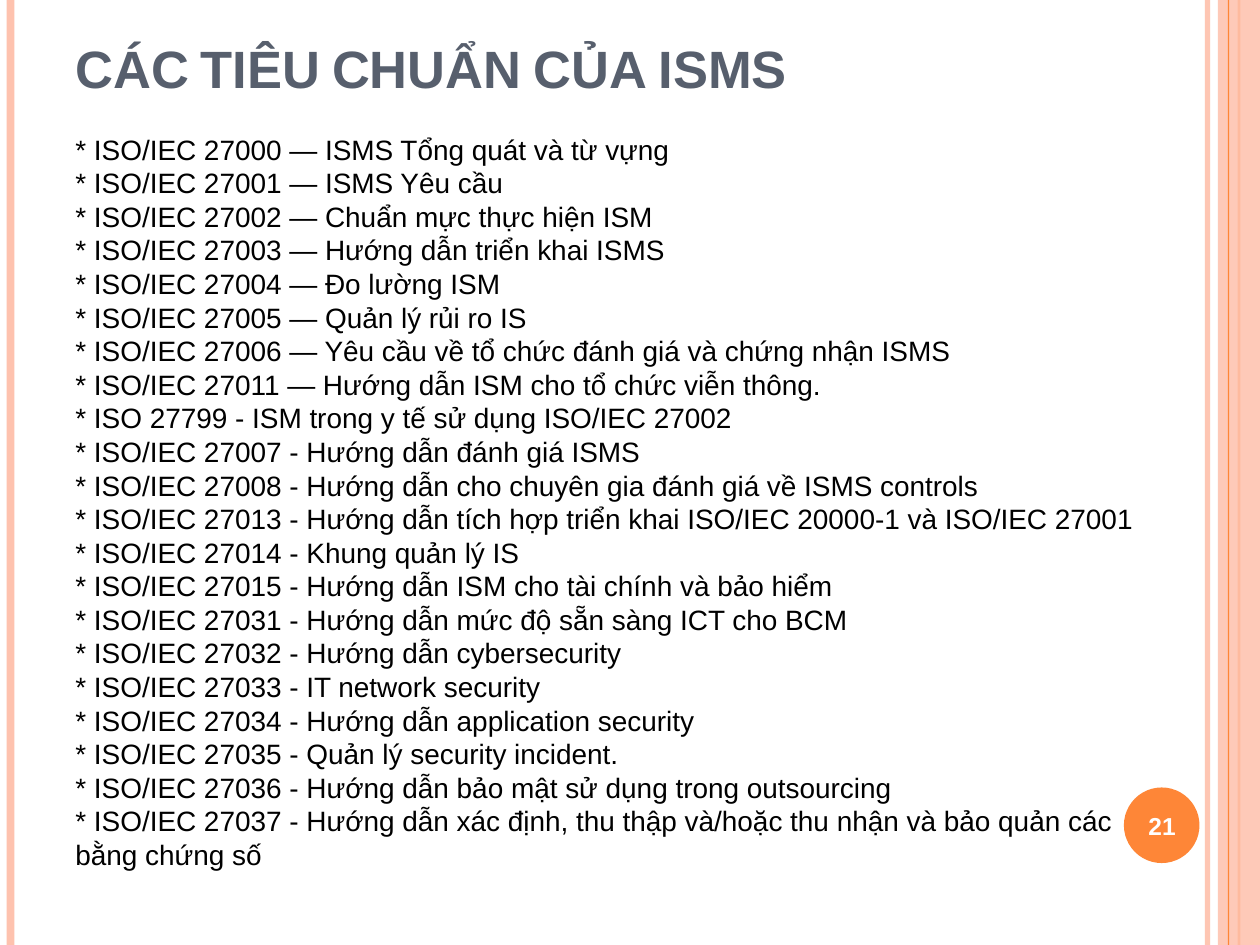
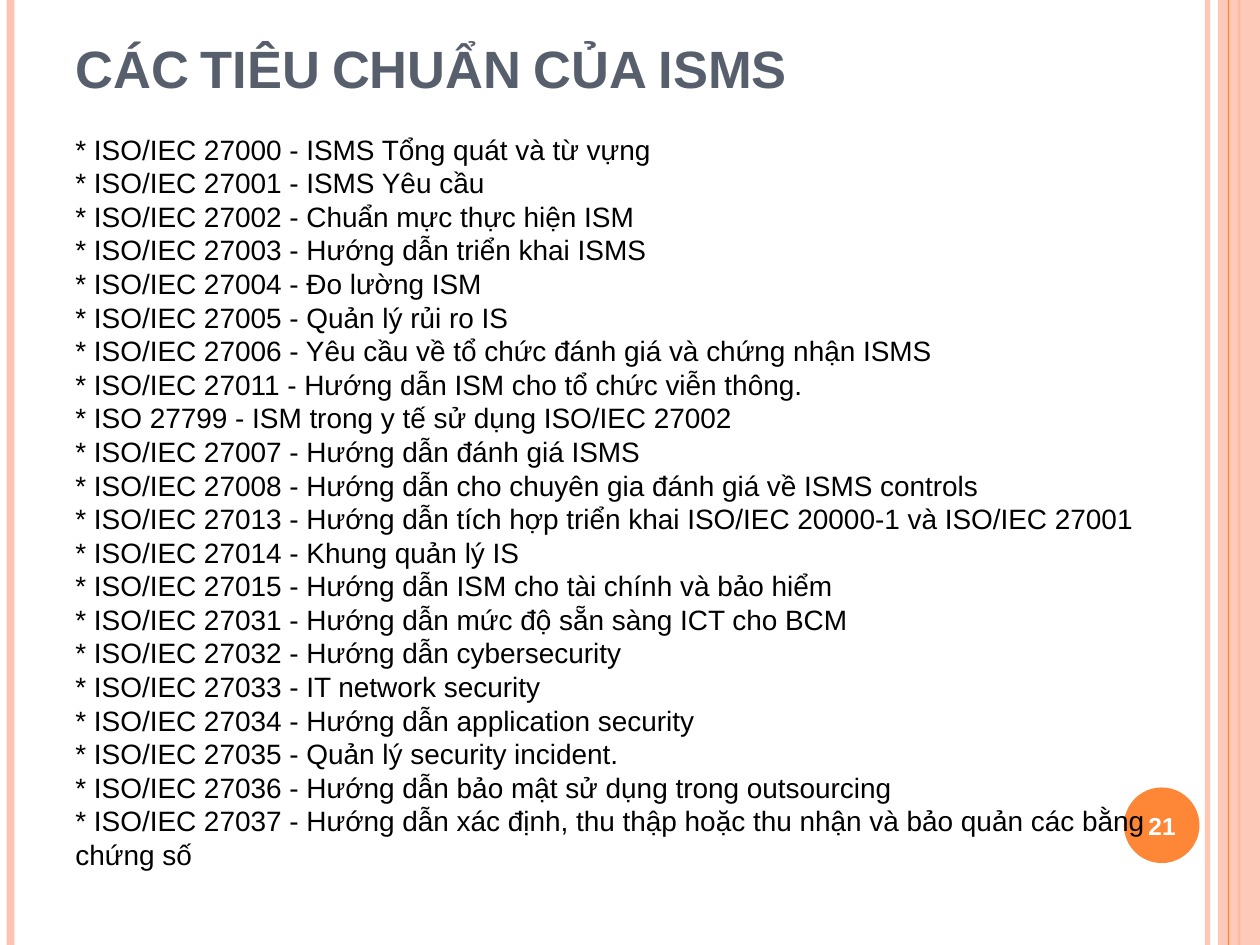
Before and after one commit to Alex7Huynh/iss-g5, a slide deck: slide 21 of ISMS/w6_Minh_Toan_ISMS.pptx. Drawn at 1260x945 pixels with LibreOffice and Linux fonts; fonts in the diff are those of the drawing. Boxes give left, top, right and bottom in pixels: in the first picture for what was removed or moved away, otherwise in the second. Text is boxed around its words. In the diff, an @@ line names an element or a change of style, - is before the commit and + after.

Commit message:
Update ISMS slide. Update Mobile Security report & slide.

```diff
--- a/ISMS/w6_Minh_Toan_ISMS.pptx
+++ b/ISMS/w6_Minh_Toan_ISMS.pptx
@@ text at box(75, 138, 1144, 870): text changed @@
-* ISO/IEC 27000 — ISMS Tổng quát và từ vựng
-* ISO/IEC 27001 — ISMS Yêu cầu
-* ISO/IEC 27002 — Chuẩn mực thực hiện ISM
-* ISO/IEC 27003 — Hướng dẫn triển khai ISMS
-* ISO/IEC 27004 — Đo lường ISM
-* ISO/IEC 27005 — Quản lý rủi ro IS
-* ISO/IEC 27006 — Yêu cầu về tổ chức đánh giá và chứng nhận ISMS
-* ISO/IEC 27011 — Hướng dẫn ISM cho tổ chức viễn thông.
-* ISO 27799 - ISM trong y tế sử dụng ISO/IEC 27002
-* ISO/IEC 27007 - Hướng dẫn đánh giá ISMS
-* ISO/IEC 27008 - Hướng dẫn cho chuyên gia đánh giá về ISMS controls
-* ISO/IEC 27013 - Hướng dẫn tích hợp triển khai ISO/IEC 20000-1 và ISO/IEC 27001
-* ISO/IEC 27014 - Khung quản lý IS
-* ISO/IEC 27015 - Hướng dẫn ISM cho tài chính và bảo hiểm
-* ISO/IEC 27031 - Hướng dẫn mức độ sẵn sàng ICT cho BCM
-* ISO/IEC 27032 - Hướng dẫn cybersecurity
-* ISO/IEC 27033 - IT network security
-* ISO/IEC 27034 - Hướng dẫn application security
-* ISO/IEC 27035 - Quản lý security incident.
-* ISO/IEC 27036 - Hướng dẫn bảo mật sử dụng trong outsourcing
-* ISO/IEC 27037 - Hướng dẫn xác định, thu thập và/hoặc thu nhận và bảo quản các bằng chứng số
+* ISO/IEC 27000 - ISMS Tổng quát và từ vựng
+* ISO/IEC 27001 - ISMS Yêu cầu
+* ISO/IEC 27002 - Chuẩn mực thực hiện ISM
+* ISO/IEC 27003 - Hướng dẫn triển khai ISMS
+* ISO/IEC 27004 - Đo lường ISM
+* ISO/IEC 27005 - Quản lý rủi ro IS
+* ISO/IEC 27006 - Yêu cầu về tổ chức đánh giá và chứng nhận ISMS
+* ISO/IEC 27011 - Hướng dẫn ISM cho tổ chức viễn thông.
+* ISO 27799 - ISM trong y tế sử dụng ISO/IEC 27002
+* ISO/IEC 27007 - Hướng dẫn đánh giá ISMS
+* ISO/IEC 27008 - Hướng dẫn cho chuyên gia đánh giá về ISMS controls
+* ISO/IEC 27013 - Hướng dẫn tích hợp triển khai ISO/IEC 20000-1 và ISO/IEC 27001
+* ISO/IEC 27014 - Khung quản lý IS
+* ISO/IEC 27015 - Hướng dẫn ISM cho tài chính và bảo hiểm
+* ISO/IEC 27031 - Hướng dẫn mức độ sẵn sàng ICT cho BCM
+* ISO/IEC 27032 - Hướng dẫn cybersecurity
+* ISO/IEC 27033 - IT network security
+* ISO/IEC 27034 - Hướng dẫn application security
+* ISO/IEC 27035 - Quản lý security incident.
+* ISO/IEC 27036 - Hướng dẫn bảo mật sử dụng trong outsourcing
+* ISO/IEC 27037 - Hướng dẫn xác định, thu thập hoặc thu nhận và bảo quản các bằng chứng số
```
Also in this commit, not shown: 3 other slides changed, 1 slide added, 2 other files.
